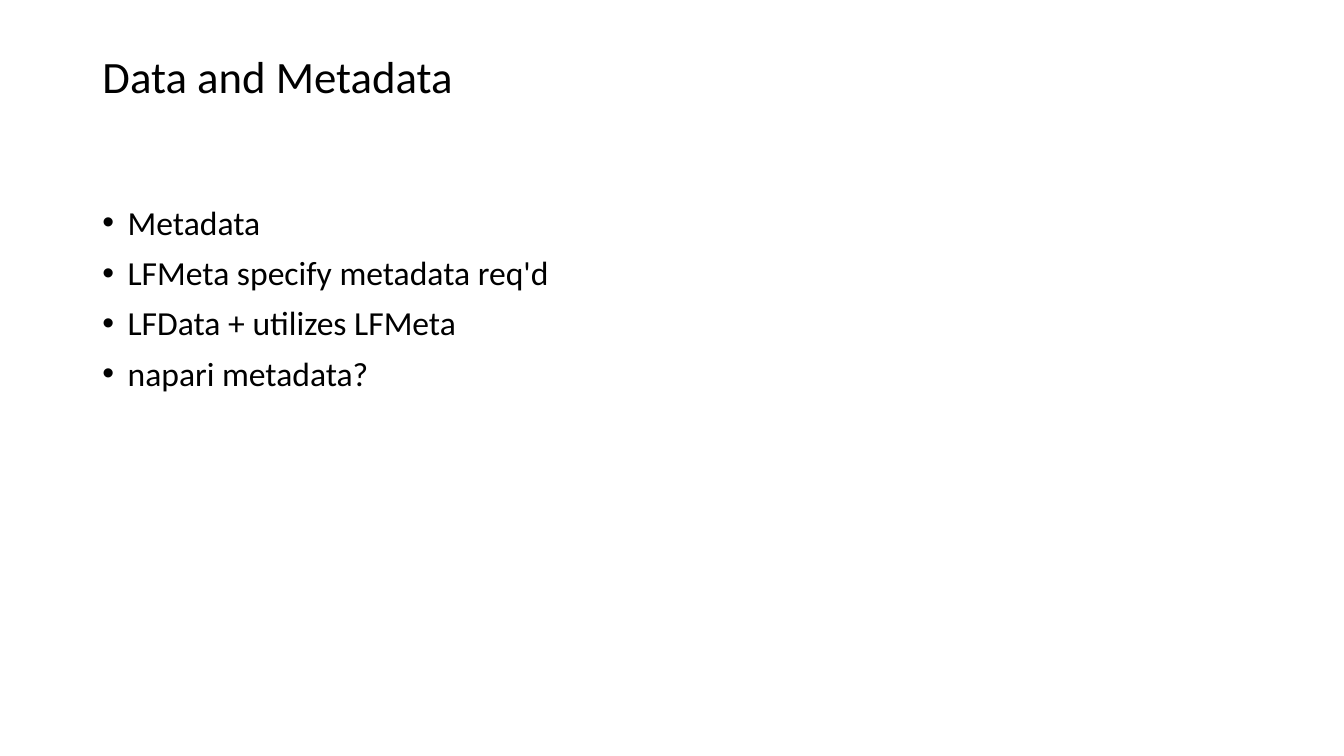
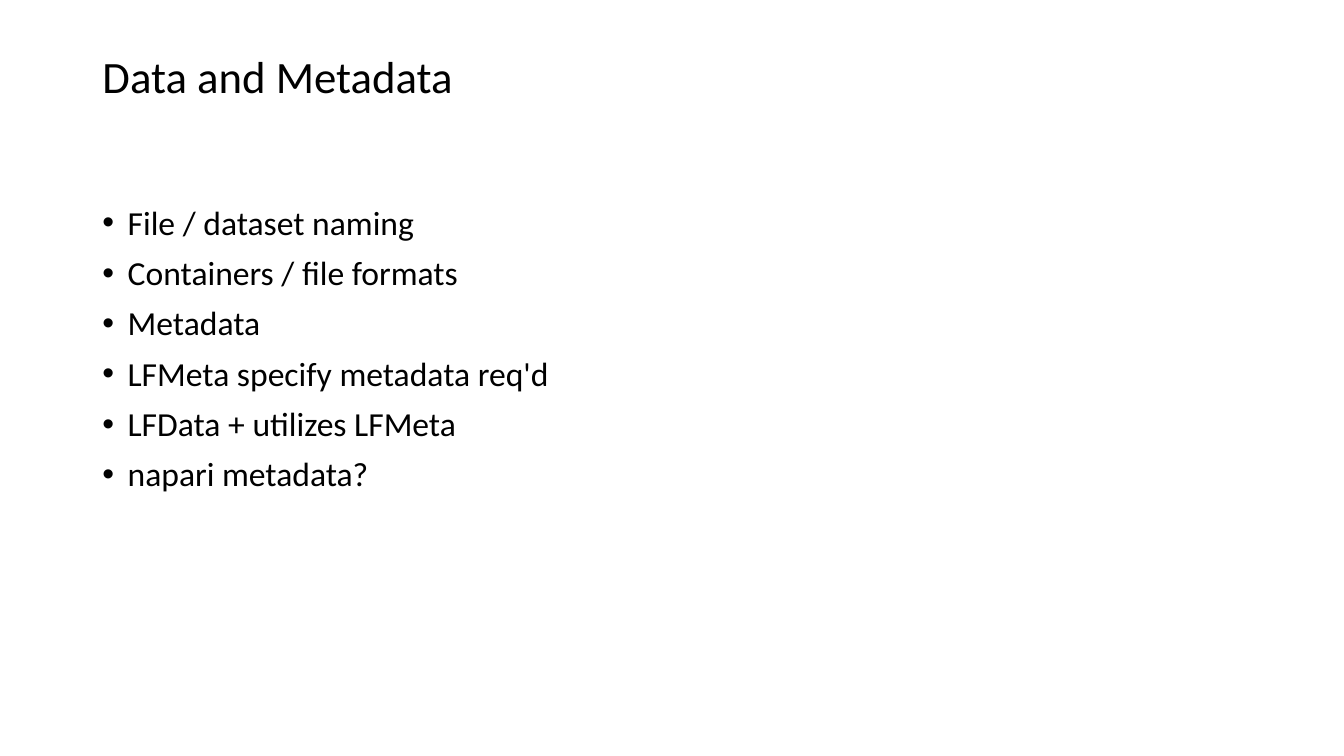
Before and after one commit to PolarizedLightFieldMicroscopy/Documents, a slide deck: slide 4 of LFI plugin/LFM Toolbox.pptx. Drawn at 1344x756 pixels with LibreOffice and Linux fonts; fonts in the diff are those of the drawing. Boxes give left, top, right and bottom in pixels: in the first picture for what was removed or moved away, otherwise in the second. Text is boxed around its words. In the diff, an @@ line names an element or a change of style, - is before the commit and + after.

```diff
--- a/LFI plugin/LFM Toolbox.pptx
+++ b/LFI plugin/LFM Toolbox.pptx
@@ text at (128,211,458,286): paragraphs added @@
+• File / dataset naming
+• Containers / file formats
```
Also in this commit, not shown: 4 other slides changed, 4 slides added, 1 slide removed.
